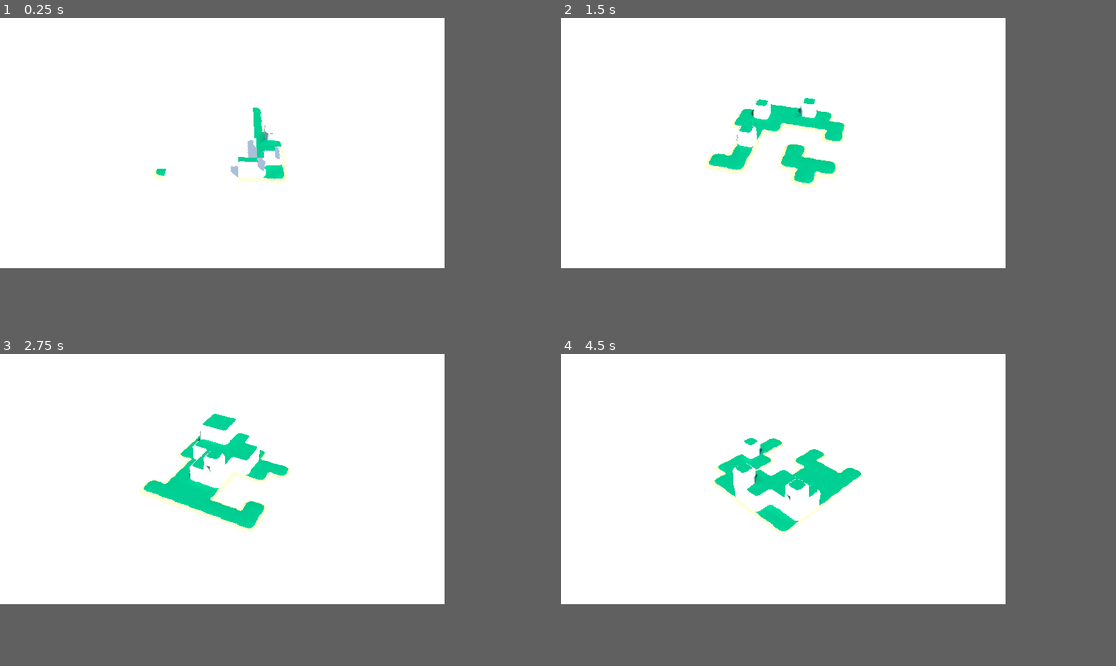
Above: before the commit, frames 1-4 (two rows, left to right).
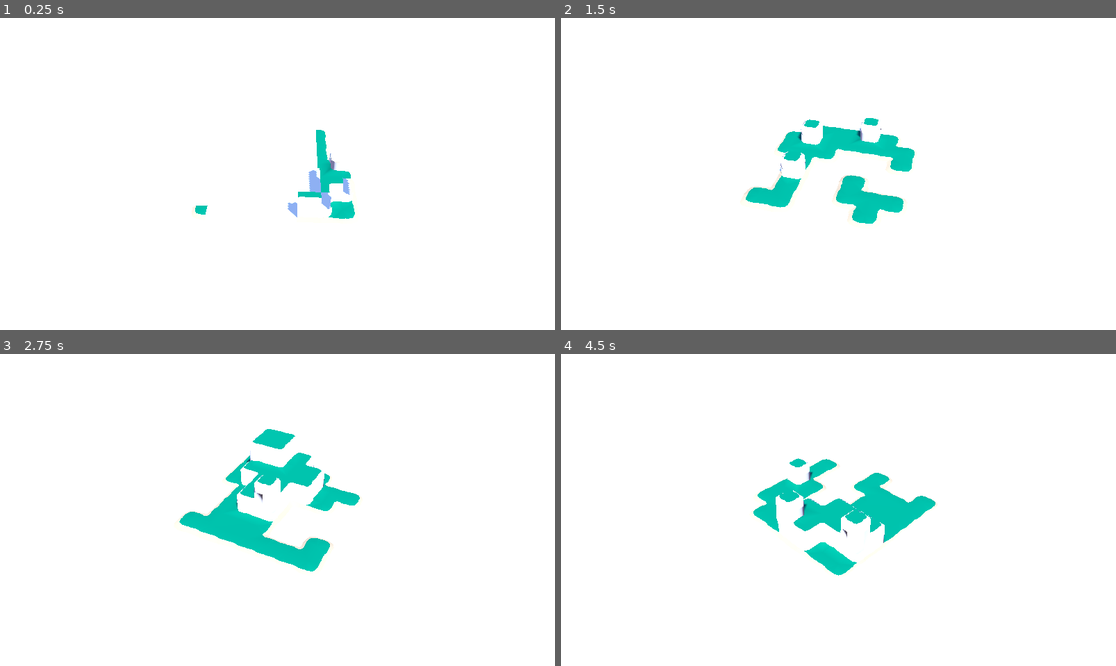
Above: after the commit, the same moments.

Repository: TheBogdichHD/procedural-generation-godot
Game: Godot game, scene res://generation_3d/scenes/main.tscn
The game is run twice, just before and just after one commit, with the same random seed, the same clock (stepped at 60 frames per second) and the same inputs.
Inputs (mouse positions are in pixels of both pictures, inside the frame that each line leads up to):
- Up to frame 1 (0.25 s): no input
- Up to frame 2 (1.5 s): tap Enter (ui_accept) at 0.5, 0.77 s; move the mouse to (805, 142) at 0.52 s; hold W (move_forward) 0.53-1.28 s; tap M (cycle_mouse) at 0.6 s; move the mouse to (694, 155) at 1.27 s; hold S (move_backward) from 1.28 s (still down); click (694, 155) at 1.35 s
- Up to frame 3 (2.75 s): tap Enter (ui_accept) at 1.52 s; move the mouse to (266, 422) at 2.02 s; release S (move_backward) at 2.03 s; hold D (move_right) from 2.03 s (still down); hold Middle mouse button (middle_click) from 2.03 s (still down)
- Up to frame 4 (4.5 s): move the mouse to (760, 528) at 2.77 s; release D (move_right) at 2.78 s; release Middle mouse button (middle_click) at 2.78 s; hold W (move_forward) 2.78-3.53 s; right-click (760, 528) at 2.85 s; click (760, 528) at 2.92 s; tap Enter (ui_accept) at 3.02, 3.77 s; move the mouse to (916, 516) at 3.52 s; hold Q (roll_l) 3.53-4.28 s; hold A (move_left) from 3.53 s (still down); move the mouse to (649, 441) at 4.27 s; tap E (roll_r) at 4.35 s
In our replay, the window is 640x360 before the commit and 799x449 after it. These sizes can differ from the game's own. Grey fills any space a smaller window leaves; there, only what the larger window draws over its background counts as a difference.

The runs differ from the first frame. In frame 1, 2.1% of the frame differs, in the area x 27-64%, y 28-65%; in frame 2, 5.7%; in frame 3, 6.5%, in the area x 25-65%, y 19-70%; in frame 4, 6.0%.

Commit message:
scene sky change

Diff:
--- a/generation_3d/scenes/main.tscn
+++ b/generation_3d/scenes/main.tscn
@@ -7,6 +7,8 @@
 [ext_resource type="Material" uid="uid://bpkox1ech63r5" path="res://generation_3d/shaders/sea_material.tres" id="5_igw8u"]
 
 [sub_resource type="ProceduralSkyMaterial" id="ProceduralSkyMaterial_b023f"]
+sky_top_color = Color(0.282353, 0.415686, 0.772549, 1)
+sky_horizon_color = Color(0.901961, 0.552941, 0.396078, 1)
 
 [sub_resource type="Sky" id="Sky_3voqy"]
 sky_material = SubResource("ProceduralSkyMaterial_b023f")
--- a/project.godot
+++ b/project.godot
@@ -17,11 +17,7 @@
 
 [display]
 
-window/size/viewport_width=320
-window/size/viewport_height=180
-window/size/window_width_override=1280
-window/size/window_height_override=720
-window/stretch/mode="canvas_items"
+window/size/mode=3
 
 [dotnet]
 
